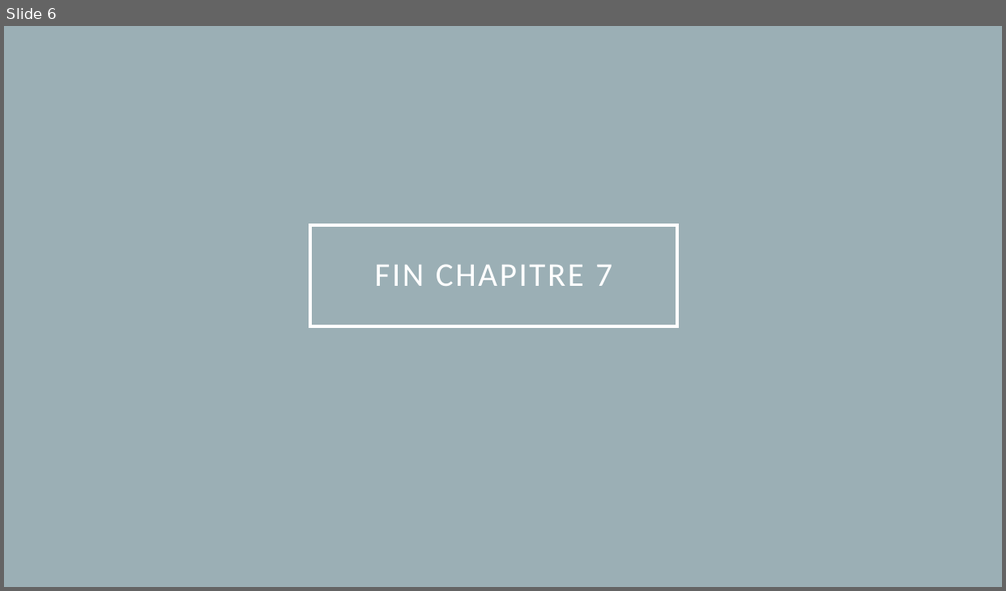
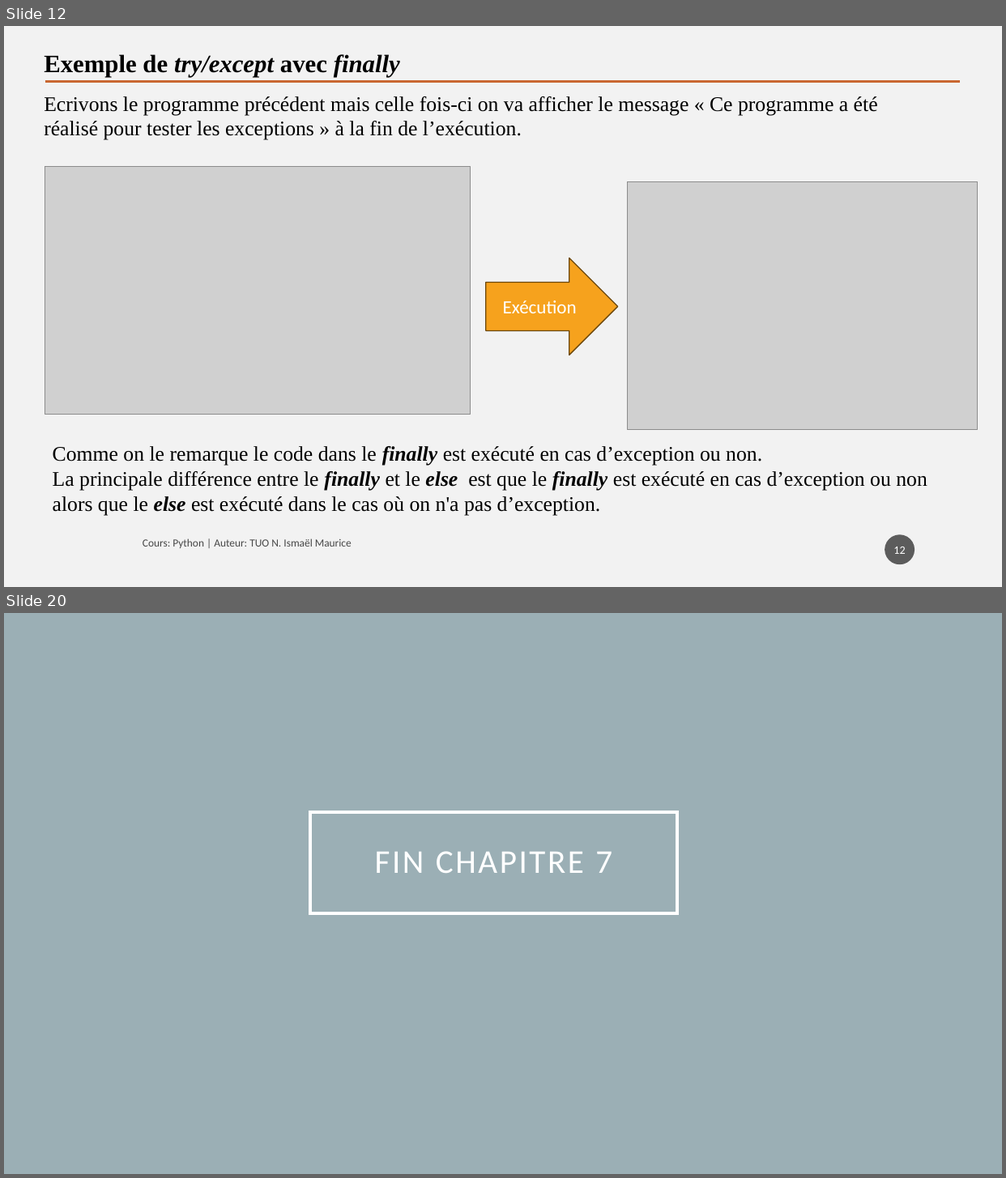
Before and after one commit to tisma95/cours-python, a slide deck: source/Chapitre 7 - Les exceptions.pptx. Shown one above the other, each under a label of ours: slide 6 before the commit, slides 12 and 20 after it; the slides between them are not shown. The pictures are 1006x591 and 1006x1178 pixels, drawn with LibreOffice and Linux fonts; fonts in the diff are those of the drawing; grey boxes stand for pictures. Boxes give left, top, right and bottom in pixels: in the first picture for what was removed or moved away, otherwise in the second. Text is boxed around its words. In the diff, an @@ line names an element or a change of style, - is before the commit and + after.

Commit message:
Feat(chp7): Rédaction chapitre sur les exceptions

```diff
--- a/source/Chapitre 7 - Les exceptions.pptx
+++ b/source/Chapitre 7 - Les exceptions.pptx
@@ slide 12 added at [4, 26, 1002, 587], background #F2F2F2 @@
@@ text added at [44, 54, 400, 77], 24 pt, text #000000, bold, italic @@
+Exemple de try/except avec finally
@@ text added at [44, 96, 878, 140], 20 pt, text #000000 @@
+Ecrivons le programme précédent mais celle fois-ci on va afficher le message « Ce programme a été réalisé pour tester les exceptions » à la fin de l’exécution.
@@ line added from (45, 81) to (960, 81), #C96731 2.5 pt @@
@@ picture added at [45, 167, 471, 415] @@
@@ picture added at [627, 182, 978, 429] @@
@@ right arrow added at [486, 258, 618, 356], fill #F6A21D, outline #6C470D 1 pt, 18 pt, text #FFFFFF @@
+Exécution
@@ text added at [53, 446, 927, 515], 20 pt, text #000000 @@
+Comme on le remarque le code dans le finally est exécuté en cas d’exception ou non.
+La principale différence entre le finally et le else est que le finally est exécuté en cas d’exception ou non alors que le else est exécuté dans le cas où on n'a pas d’exception.
@@ page number added at [885, 535, 915, 565], fill #1D1D1D at 70% opacity, 11 pt, text #FFFFFF @@
+12
@@ text added at [143, 539, 351, 548], 10.5 pt, text #000000 at 70% opacity @@
+Cours: Python | Auteur: TUO N. Ismaël Maurice
@@ what was slide 6 is now slide 20 @@
```
Also in this commit, not shown: 4 slides changed, 13 other slides added, 11 other files.
